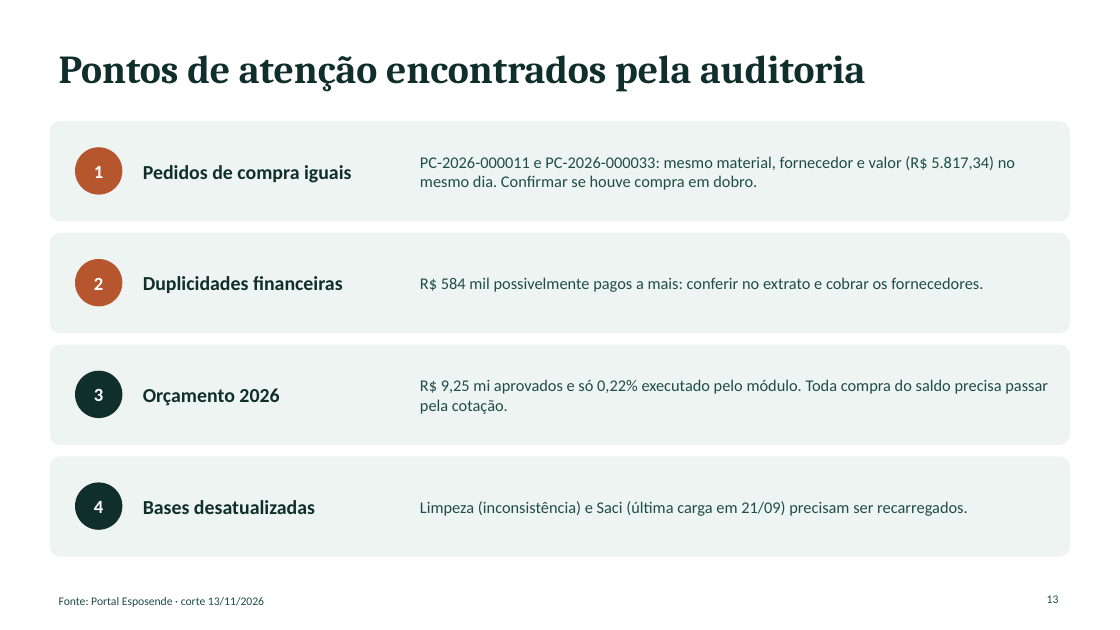
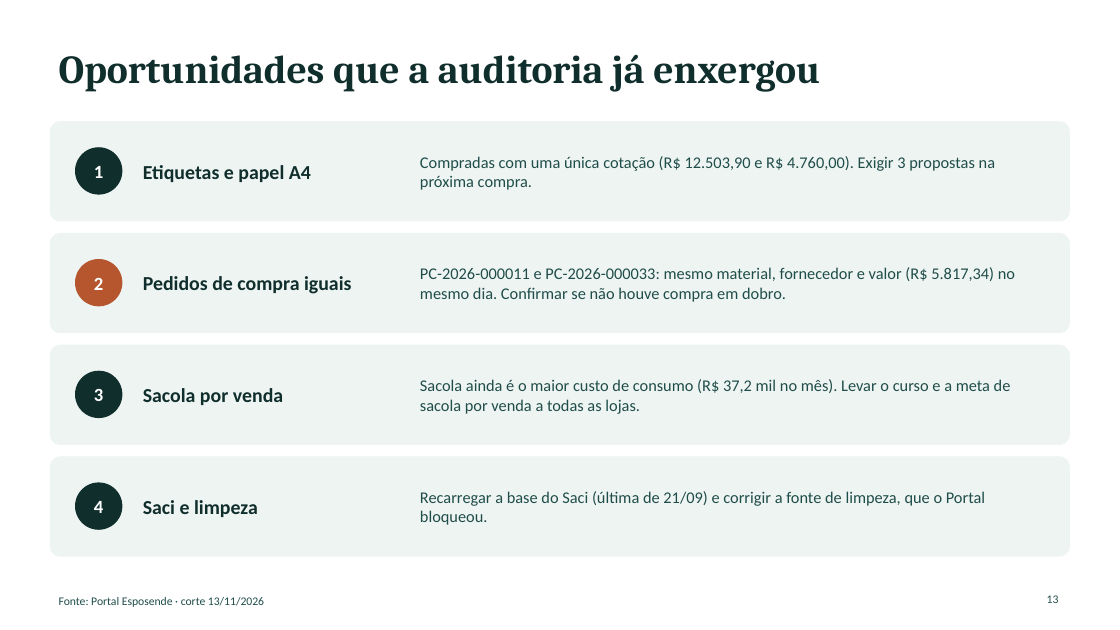
Before and after one commit to raqueri1970-sketch/sistema-de-auditoria, a slide deck: slide 13 of docs/apresentacao-24nov/Esposende_2026_Apresentacao.pptx. Drawn at 1120x630 pixels with LibreOffice and Linux fonts; fonts in the diff are those of the drawing. Boxes give left, top, right and bottom in pixels: in the first picture for what was removed or moved away, otherwise in the second. Text is boxed around its words. In the diff, an @@ line names an element or a change of style, - is before the commit and + after.

```diff
--- a/docs/apresentacao-24nov/Esposende_2026_Apresentacao.pptx
+++ b/docs/apresentacao-24nov/Esposende_2026_Apresentacao.pptx
@@ title at [59, 55, 820, 92]: text changed @@
-Pontos de atenção encontrados pela auditoria
+Oportunidades que a auditoria já enxergou
@@ ellipse at [76, 148, 122, 194]: fill #B5562F to #0F2E2C; outline #B5562F 1 pt to #0F2E2C 1 pt @@
@@ text at [143, 165, 311, 182]: text changed @@
-Pedidos de compra iguais
+Etiquetas e papel A4
@@ text at [420, 156, 995, 190]: text changed @@
-PC-2026-000011 e PC-2026-000033: mesmo material, fornecedor e valor (R$ 5.817,34) no mesmo dia. Confirmar se houve compra em dobro.
+Compradas com uma única cotação (R$ 12.503,90 e R$ 4.760,00). Exigir 3 propostas na próxima compra.
@@ text at [420, 267, 1015, 302]: text changed @@
-R$ 584 mil possivelmente pagos a mais: conferir no extrato e cobrar os fornecedores.
+PC-2026-000011 e PC-2026-000033: mesmo material, fornecedor e valor (R$ 5.817,34) no mesmo dia. Confirmar se não houve compra em dobro.
@@ text at [143, 276, 352, 294]: text changed @@
-Duplicidades financeiras
+Pedidos de compra iguais
@@ text at [143, 388, 283, 405]: text changed @@
-Orçamento 2026
+Sacola por venda
@@ text at [420, 379, 1011, 414]: text changed @@
-R$ 9,25 mi aprovados e só 0,22% executado pelo módulo. Toda compra do saldo precisa passar pela cotação.
+Sacola ainda é o maior custo de consumo (R$ 37,2 mil no mês). Levar o curso e a meta de sacola por venda a todas as lojas.
@@ text at [143, 500, 258, 517]: text changed @@
-Bases desatualizadas
+Saci e limpeza
@@ text at [420, 491, 985, 525]: text changed @@
-Limpeza (inconsistência) e Saci (última carga em 21/09) precisam ser recarregados.
+Recarregar a base do Saci (última de 21/09) e corrigir a fonte de limpeza, que o Portal bloqueou.
```
Also in this commit, not shown: 10 other slides changed, 3 slides added, 3 slides removed, 2 other files.
